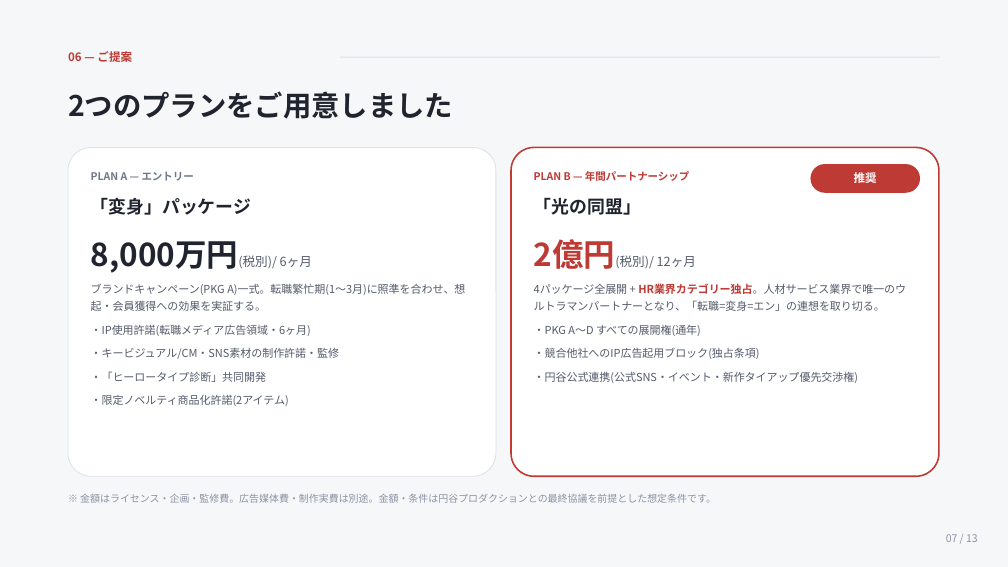
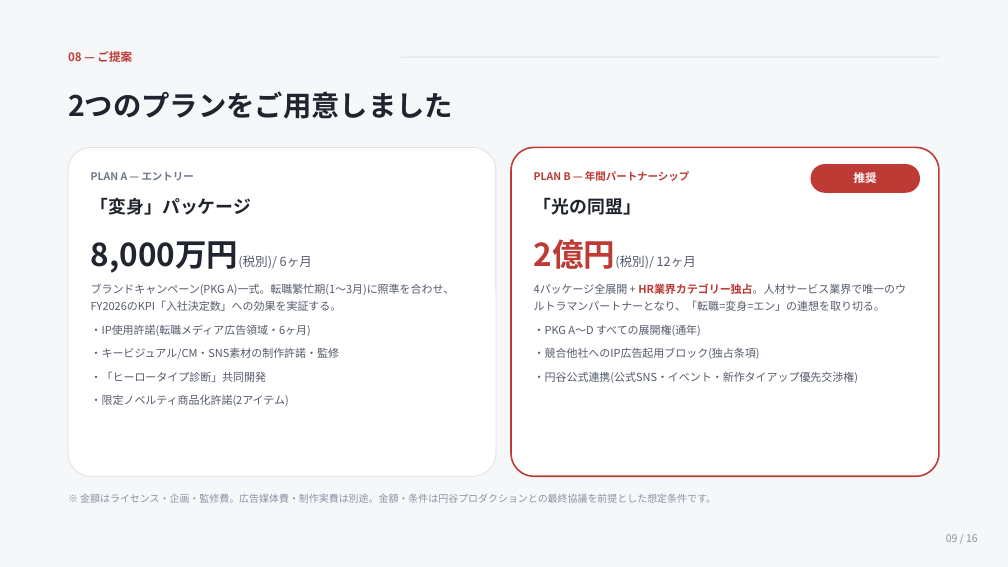
Before and after one commit to hayatoshintani-spe/kessho-lens, a slide deck: slide 9 of docs/PRESENTATION_EN_OCHI.pptx (slide 7 before the commit). Drawn at 1008x567 pixels with LibreOffice and Linux fonts; fonts in the diff are those of the drawing. Boxes give left, top, right and bottom in pixels: in the first picture for what was removed or moved away, otherwise in the second. Text is boxed around its words. In the diff, an @@ line names an element or a change of style, - is before the commit and + after.

```diff
--- a/docs/PRESENTATION_EN_OCHI.pptx
+++ b/docs/PRESENTATION_EN_OCHI.pptx
@@ rectangle resized from (x1=340, y1=57, x2=940, y2=57) to (x1=401, y1=57, x2=940, y2=57) @@
@@ text at (x1=91, y1=284, x2=454, y2=311): text changed @@
-ブランドキャンペーン(PKG A)一式。転職繁忙期(1〜3月)に照準を合わせ、想起・会員獲得への効果を実証する。
+ブランドキャンペーン(PKG A)一式。転職繁忙期(1〜3月)に照準を合わせ、FY2026のKPI「入社決定数」への効果を実証する。
@@ text at (x1=946, y1=534, x2=978, y2=542): text changed @@
-07 / 13
+09 / 16
```
Also in this commit, not shown: 10 other slides changed, 5 slides added, 2 slides removed, 1 other file.
